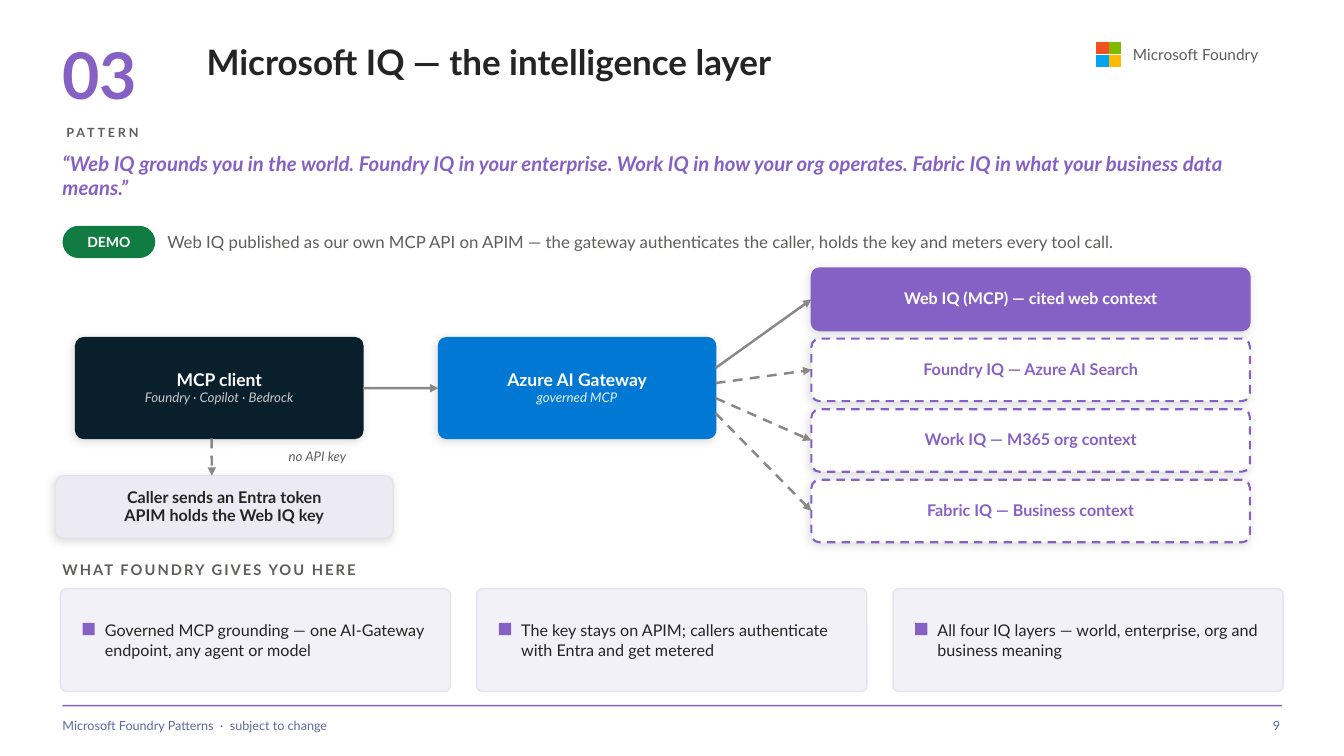
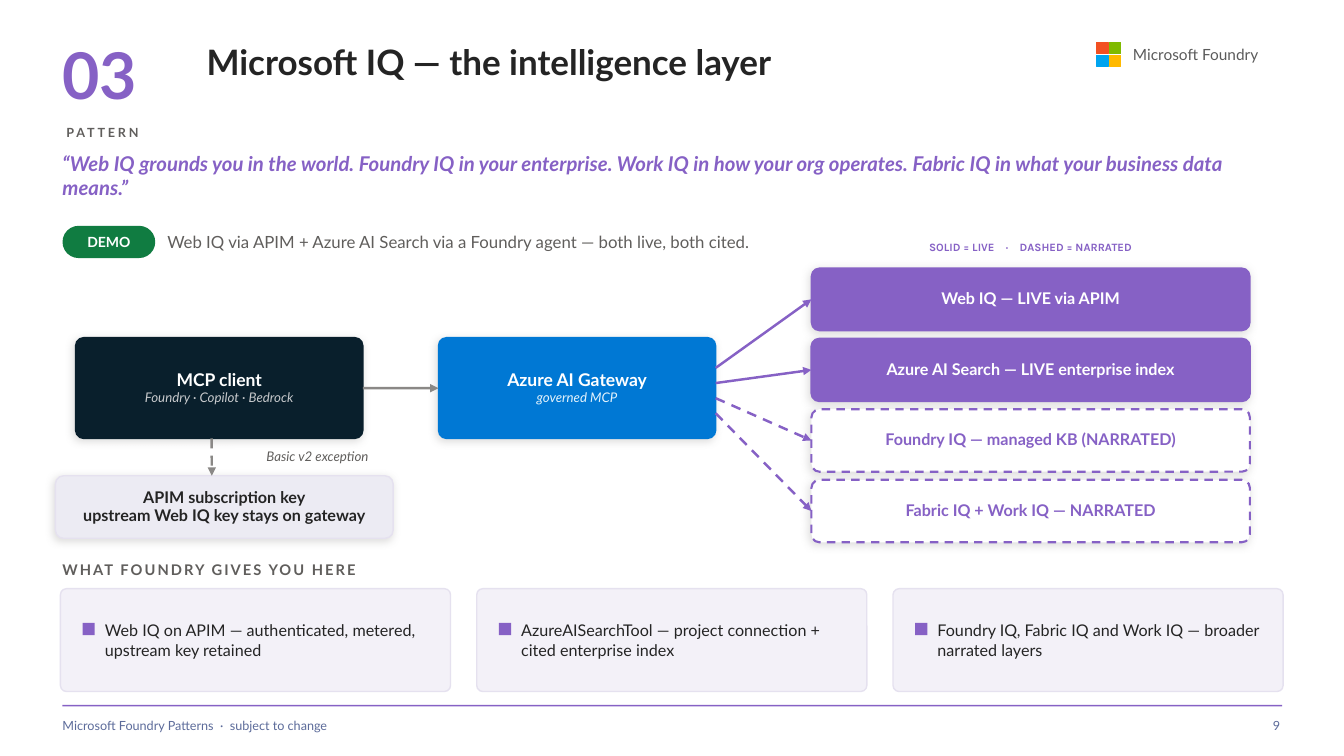
Before and after one commit to SridharArrabelly/foundry-pattern-library, a slide deck: slide 9 of foundry-patterns.pptx. Drawn at 1344x756 pixels with LibreOffice and Linux fonts; fonts in the diff are those of the drawing. Boxes give left, top, right and bottom in pixels: in the first picture for what was removed or moved away, otherwise in the second. Text is boxed around its words. In the diff, an @@ line names an element or a change of style, - is before the commit and + after.

```diff
--- a/foundry-patterns.pptx
+++ b/foundry-patterns.pptx
@@ text at (167,235,749,251): text changed @@
-Web IQ published as our own MCP API on APIM — the gateway authenticates the caller, holds the key and meters every tool call.
+Web IQ via APIM + Azure AI Search via a Foundry agent — both live, both cited.
@@ text added at (929,243,1131,251), 8 pt, text #8661C5, bold @@
+SOLID = LIVE · DASHED = NARRATED
@@ arrow (716, 368) - (812, 299): stroke #8A8886 1.75 pt to #8661C5 1.75 pt @@
@@ text at (941,292,1120,307): text changed @@
-Web IQ (MCP) — cited web context
+Web IQ — LIVE via APIM
@@ rounded rectangle at (812,339,1250,401): fill #FFFFFF to #8661C5; outline #8661C5 1.5 pt dashed to #8661C5 1.5 pt @@
@@ arrow (716, 383) - (812, 370): stroke #8A8886 1.75 pt dashed to #8661C5 1.75 pt @@
@@ text at (887,363,1174,378): text changed; text colour #8661C5 to #FFFFFF @@
-Foundry IQ — Azure AI Search
+Azure AI Search — LIVE enterprise index
@@ arrow (716, 398) - (812, 441): stroke #8A8886 1.75 pt dashed to #8661C5 1.75 pt dashed @@
@@ arrow (716, 413) - (812, 511): stroke #8A8886 1.75 pt dashed to #8661C5 1.75 pt dashed @@
@@ text at (885,432,1176,448): text changed @@
-Work IQ — M365 org context
+Foundry IQ — managed KB (NARRATED)
@@ text at (266,451,368,464): text changed @@
-no API key
+Basic v2 exception
@@ text at (83,491,365,524): text changed @@
-Caller sends an Entra token
-APIM holds the Web IQ key
+APIM subscription key
+upstream Web IQ key stays on gateway
@@ text at (906,504,1156,519): text changed @@
-Fabric IQ — Business context
+Fabric IQ + Work IQ — NARRATED
@@ text at (105,624,416,659): text changed @@
-Governed MCP grounding — one AI-Gateway endpoint, any agent or model
+Web IQ on APIM — authenticated, metered, upstream key retained
@@ text at (521,624,807,659): text changed @@
-The key stays on APIM; callers authenticate with Entra and get metered
+AzureAISearchTool — project connection + cited enterprise index
@@ text at (937,624,1259,659): text changed @@
-All four IQ layers — world, enterprise, org and business meaning
+Foundry IQ, Fabric IQ and Work IQ — broader narrated layers
```
Also in this commit, not shown: 14 other slides changed, 49 other files.
